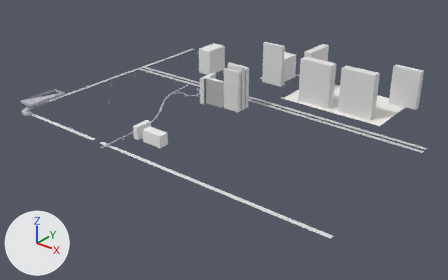
Before and after pictures for a commit that changed the glTF model white-model-six-districts/chunks/116_74_high.glb.
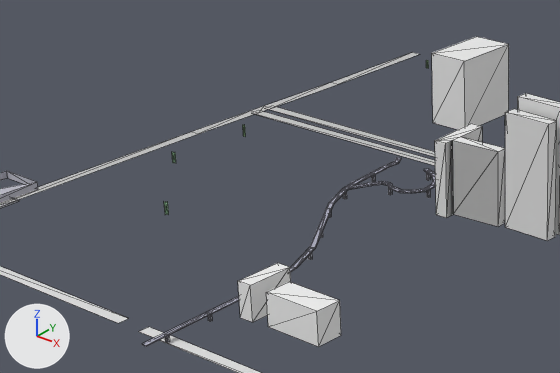
There are two pictures of each version: one whole from a 50 mm lens placed at (-1137.0, 12970.0, 385.0), pointed at (-1699.0, 13673.0, -52.0), one close up on the part from 12% to 54% of the width and 11% to 56% of the height. The lights are fixed; the arrows at lower left show +X, +Y and +Z. The first two pictures are the older version. The close-ups show mesh edges as thin lines. Vertices at exactly the same position are counted once.
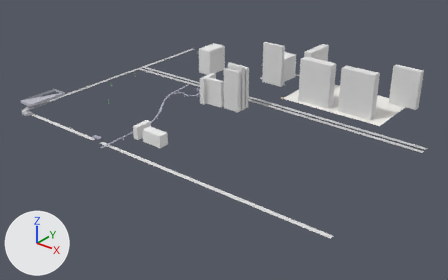
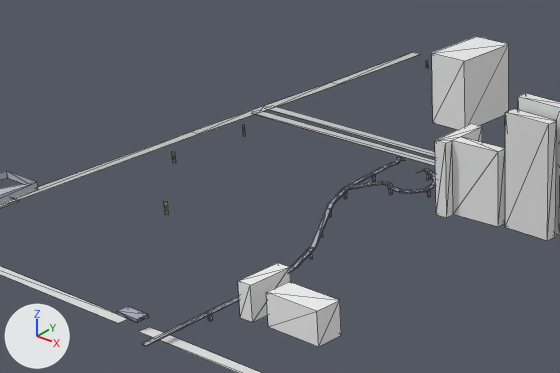
Where the change shows, as pixel boxes [x1, y1, x2, y2] in the close-ups (560 x 373 px; the box of a moved part takes in the faces that stretch with it):
```json
{"part": 1, "of": "me_mesh_0", "change": "moved or reshaped", "before": [446, 127, 482, 217], "after": [446, 127, 482, 217]}
{"part": 2, "of": "me_mesh_0", "change": "added", "after": [117, 306, 148, 323]}
```

Edits to the scene script, one JSON object a line:
```json
{"block": "me_mesh_0", "where": "# used by ob_mesh_0; location = (0.0, 0.0, 0.0)"}
{"block": "me_mesh_0", "where": "# verts and faces of me_mesh_0; kept vertices keep their numbers, new ones are numbered from 514"}
{"op": "remove", "block": "me_mesh_0", "code": "me_mesh_0.from_pydata(...)  # 514 vertices, 518 faces; spans x -2000.0..-1407.0, y 13487.0..13937.0, z -23.0..55.0"}
{"op": "add", "block": "me_mesh_0", "code": "me_mesh_0.from_pydata(...)  # 522 vertices, 520 faces; spans x -2000.0..-1407.0, y 13487.0..13937.0, z -23.0..55.0"}
{"block": "me_mesh_0", "change": "me_mesh_0 part 1"}
{"block": "me_mesh_0", "change": "6 faces are deleted"}
{"block": "me_mesh_0", "change": "6 new faces join them"}
{"block": "me_mesh_0", "change": "me_mesh_0 part 2"}
{"op": "add", "block": "me_mesh_0", "code": "verts[514] = (-1815.0, 13501.0, -15.0)  # pixel (116, 310)"}
{"op": "add", "block": "me_mesh_0", "code": "verts[515] = (-1815.0, 13508.0, -15.0)  # pixel (127, 306)"}
{"op": "add", "block": "me_mesh_0", "code": "verts[516] = (-1815.0, 13501.0, -17.0)  # pixel (117, 314)"}
{"op": "add", "block": "me_mesh_0", "code": "verts[517] = (-1815.0, 13508.0, -17.0)"}
{"op": "add", "block": "me_mesh_0", "code": "for new, old in zip([*range(518, 522)], [*range(514, 518)]): verts[new] = verts[old] + (16.0, 0.0, 0.0)"}
{"op": "add", "block": "me_mesh_0", "code": "faces += [(514, 518, 519), (514, 519, 515), (516, 517, 521), (516, 521, 520), (514, 516, 520), (514, 520, 518)]"}
{"op": "add", "block": "me_mesh_0", "code": "faces += [(515, 519, 517), (517, 519, 521)]"}
{"block": "me_mesh_0", "change": "other edits to the shape of me_mesh_0 do not show in these pictures"}
```
